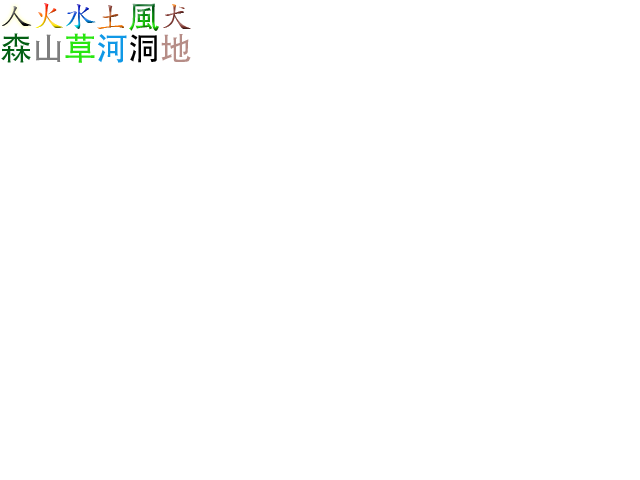
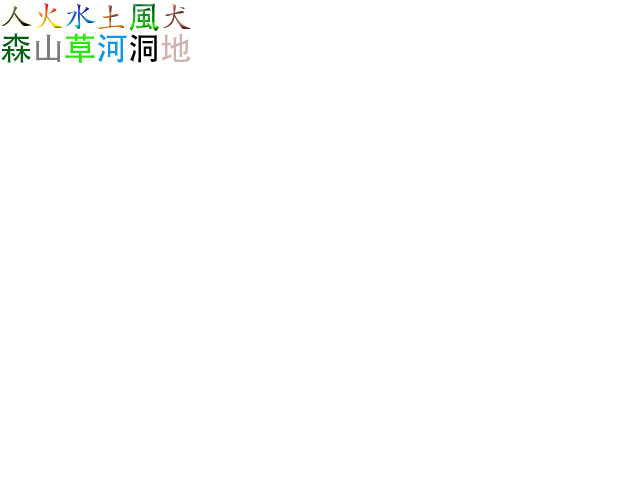
Revision of a layered 640x480 image; what changed, layer by layer:
pixels changed over [161, 33, 191, 62] (layer not identified)
